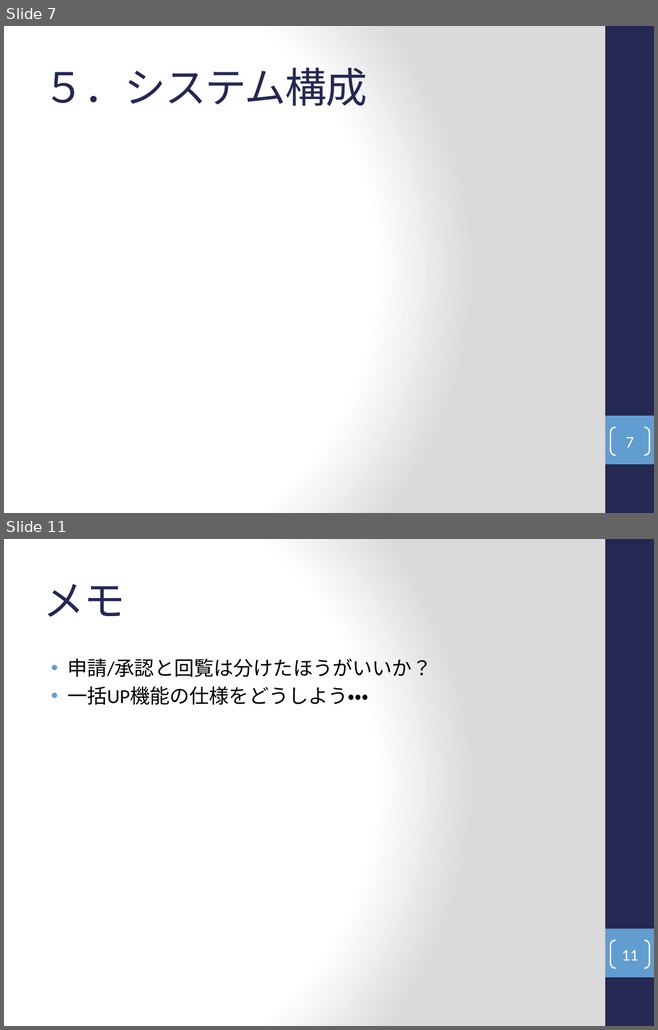
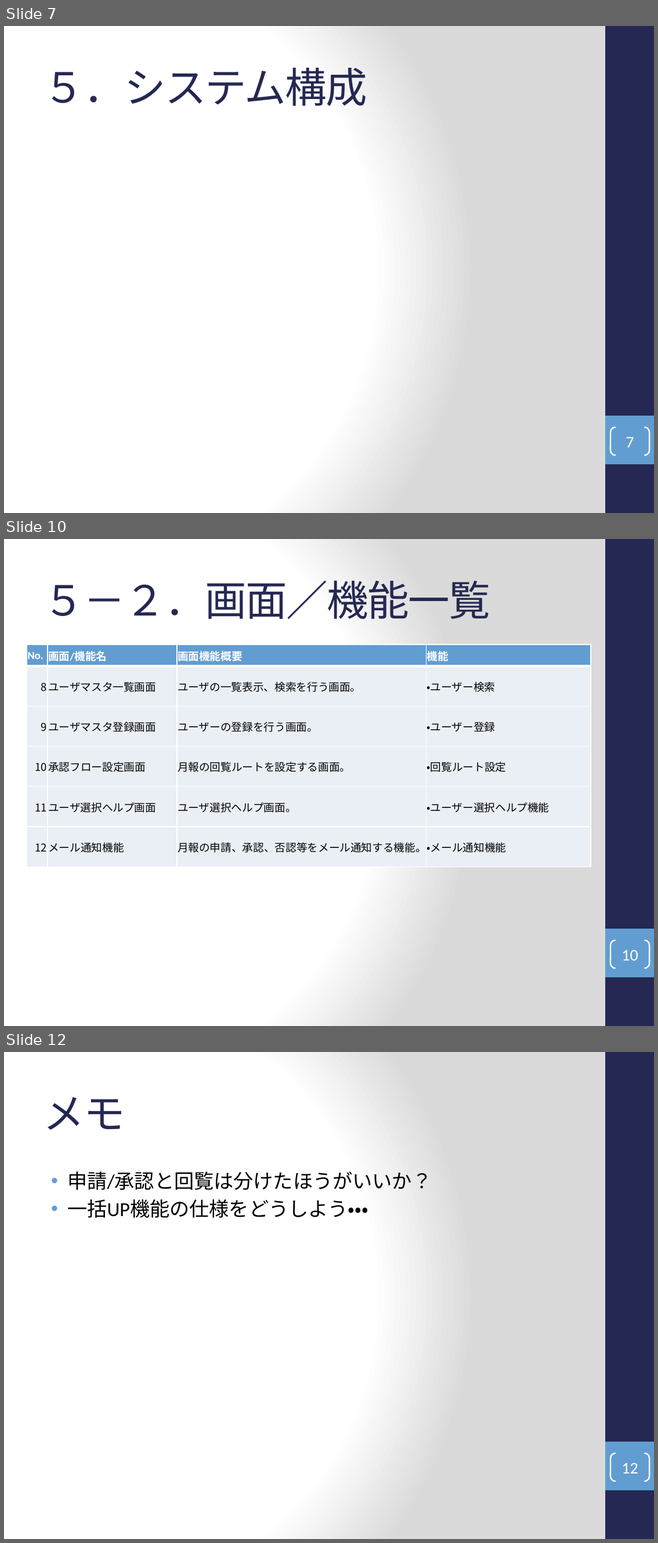
Before and after one commit to around7days/AppFreeMemo, a slide deck: 月報システム化提案.pptx. Shown one above the other, each under a label of ours: slides 7 and 11 before the commit, slides 7, 10 and 12 after it; the slides between them are not shown. The pictures are 658x1030 and 658x1543 pixels, drawn with LibreOffice and Linux fonts; fonts in the diff are those of the drawing. Boxes give left, top, right and bottom in pixels: in the first picture for what was removed or moved away, otherwise in the second. Text is boxed around its words. In the diff, an @@ line names an element or a change of style, - is before the commit and + after.

```diff
--- a/月報システム化提案.pptx
+++ b/月報システム化提案.pptx
@@ slide 10 added at <box>4,539,654,1026</box>, background gradient #FFFFFF to #DADADA; not listed: 2 template elements that a slide beside it also shows @@
@@ title added at <box>43,580,490,619</box>, 46 pt, text #242852 @@
+５－２．画面／機能一覧
@@ table added at <box>27,644,590,866</box>, 6 rows, 4 columns @@
+No. | 画面/機能名 | 画面機能概要 | 機能
+8 | ユーザマスタ一覧画面 | ユーザの一覧表示、検索を行う画面。 | ・ユーザー検索
+9 | ユーザマスタ登録画面 | ユーザーの登録を行う画面。 | ・ユーザー登録
+10 | 承認フロー設定画面 | 月報の回覧ルートを設定する画面。 | ・回覧ルート設定
+11 | ユーザ選択ヘルプ画面 | ユーザ選択ヘルプ画面。 | ・ユーザー選択ヘルプ機能
+12 | メール通知機能 | 月報の申請、承認、否認等をメール通知する機能。 | ・メール通知機能
@@ page number added at <box>610,940,649,968</box>, outline #FFFFFF 1.5 pt, 18 pt, text #FFFFFF @@
+10
@@ what was slide 11 is now slide 12 @@
@@ page number at <box>621,1463,637,1474</box>: text changed @@
-11
+12
```
Also in this commit, not shown: 3 slides changed, 1 slide removed.
